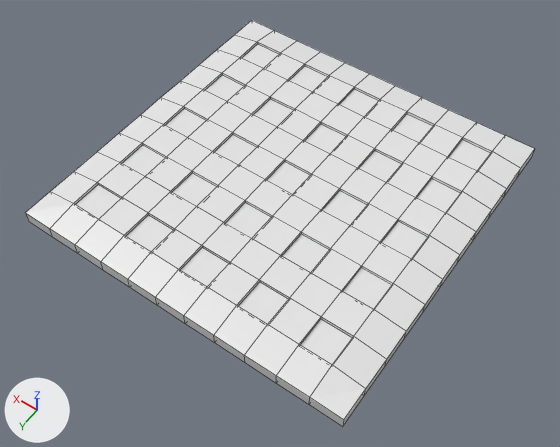
The Blender file Blender Assets/spike_trap.blend as it was, and as the next commit left it.
The view is the same before and after, from a 50 mm camera at (-6.39, 9.27, 12.93) aimed at (-0.26, 0.69, -0.56). Lighting does not change. The marker at lower left points along +X, +Y and +Z. Mesh edges are drawn as thin lines.

Before the edit, the objects in view are built like this:
```python
me_cube = bpy.data.meshes.new('Cube')
me_cube.from_pydata(...)  # 388 vertices, 386 faces; spans x -1.0..1.0, y -1.0..1.0, z -1.0..1.0
me_cube.materials.append(mat_material)  # white #e7e7e7
ob_trap_base = bpy.data.objects.new('Trap Base', me_cube)
ob_trap_base.location = (0.0, 0.0, 0.0)
ob_trap_base.scale = (4.0, 4.0, 0.2)
```
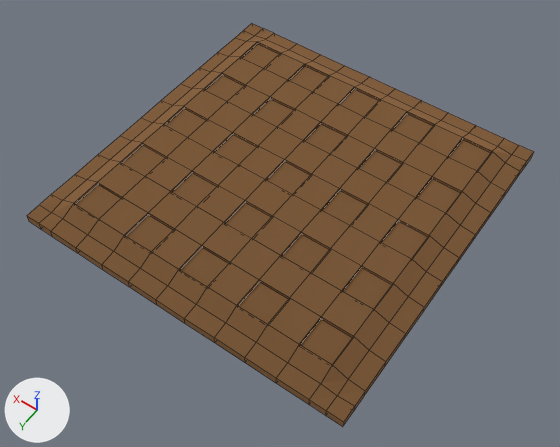
Boxes (x1, y1, x2, y2) around the edits, measured in the pictures (560 x 447 px):
'Trap Base', reshaped
    before: (26, 20, 534, 427)
    after: (27, 23, 533, 427)
part 1 of me_cube, built on
    before: (26, 20, 534, 427)
    after: (27, 23, 533, 427)
part 2 of me_cube, recoloured
    both: (74, 42, 492, 364)

Diff of the bpy script that builds the scene:
```diff
--- a/Blender Assets/spike_trap.blend.py
+++ b/Blender Assets/spike_trap.blend.py
@@ mat_material_001 @@
+mat_material_001 = principled_material('Material.001')
+mat_material_001.base_color = (0.479, 0.24, 0.0986)  # orange #b88658
+mat_material_001.metallic = 0.87
+mat_material_001.roughness = 1.0
+mat_material_001.specular_ior_level = 1.0
@@ me_cube @@
 # used by ob_trap_base; location = (0.0, 0.0, 0.0); scale = (4.0, 4.0, 0.2)
-me_cube.from_pydata(...)  # 388 vertices, 386 faces; spans x -1.0..1.0, y -1.0..1.0, z -1.0..1.0
+me_cube.from_pydata(...)  # 492 vertices, 490 faces; spans x -1.0..1.0, y -1.0..1.0, z -1.0..1.0
+# me_cube part 1
+# 8 vertices are removed from x -1.0..1.0, y -1.0..1.0, z 0.47
+# 96 faces are deleted
+# 36 vertices in x -1.0..1.0, y -1.0..1.0, z 0.47 move by (0.0, 0.0, -0.49)
+# 4 vertices are added at (-0.91, -0.91, -0.03), (0.91, -0.91, -0.03), (-0.91, 0.91, -0.03), (0.91, 0.91, -0.03)
+# 26 new vertices lie (0.09, 0.0, 0.0) away from vertices in x -1.0..0.82, y -1.0..1.0, z -1.0..0.47
+# 30 new vertices lie (0.0, 0.09, 0.0) away from vertices in x -1.0..1.0, y -1.0..0.82, z -1.0..0.47
+# 12 new vertices lie (0.0, 0.0, 0.98) away from vertices in x -1.0..1.0, y -1.0..1.0, z -1.0
+# 10 new vertices lie (0.09, 0.0, 0.25) away from vertices in x -1.0, y -0.82..0.82, z -0.02..0.47
+# 10 new vertices lie (0.0, 0.09, 0.25) away from vertices in x -0.82..0.82, y -1.0, z -0.02..0.47
+# 10 new vertices lie (-0.09, 0.0, 0.25) away from vertices in x 1.0, y -0.82..0.82, z -0.02..0.47
+# 10 new vertices lie (0.0, -0.09, 0.25) away from vertices in x -0.82..0.82, y 1.0, z -0.02..0.47
+# 200 new faces join them
+# me_cube part 2: 290 faces spanning x -1.0..1.0, y -1.0..1.0, z -1.0..1.0 switch from mat_material (white #e7e7e7) to mat_material_001 (orange #b88758)
```
